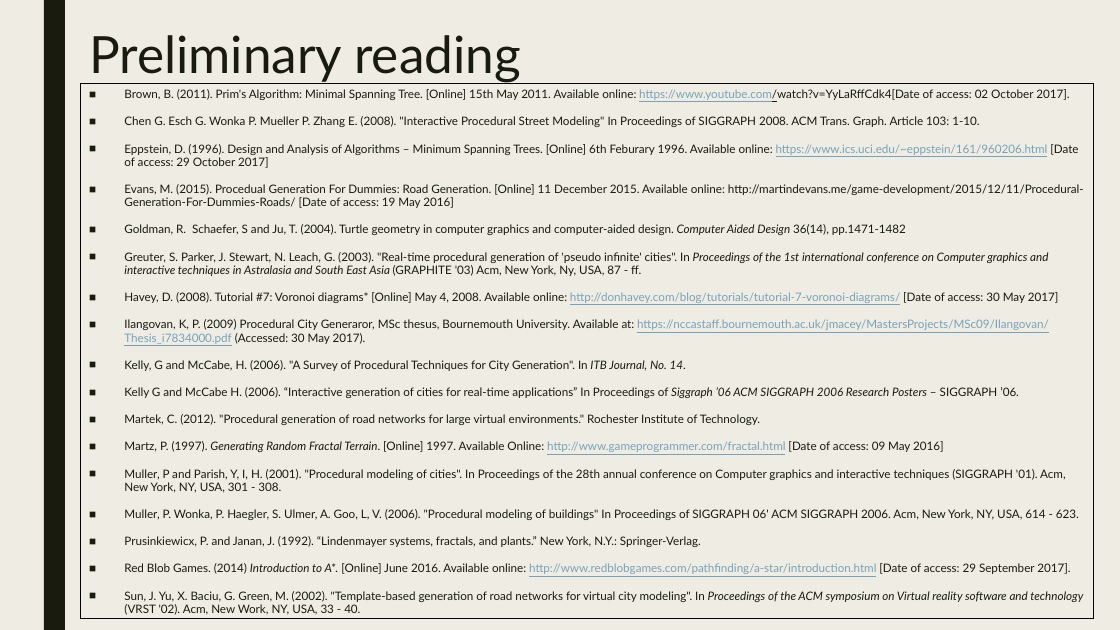
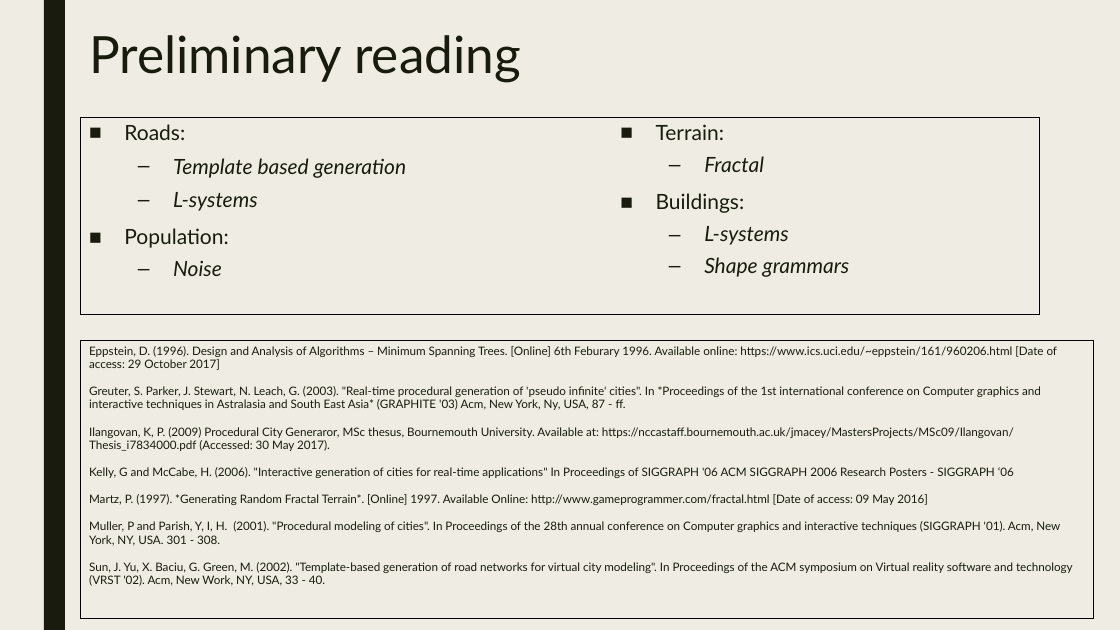
Before and after one commit to JosephBarber96/FinalProject, a slide deck: slide 3 of Presentation.pptx. Drawn at 1120x630 pixels with LibreOffice and Linux fonts; fonts in the diff are those of the drawing. Boxes give left, top, right and bottom in pixels: in the first picture for what was removed or moved away, otherwise in the second. Text is boxed around its words. In the diff, an @@ line names an element or a change of style, - is before the commit and + after.

Commit message:
Presentation update.

```diff
--- a/Presentation.pptx
+++ b/Presentation.pptx
@@ text in rectangle at bbox=[124, 89, 1069, 127]: paragraphs removed @@
-■ Brown, B. (2011). Prim's Algorithm: Minimal Spanning Tree. [Online] 15th May 2011. Available online: https://www.youtube.com/watch?v=YyLaRffCdk4[Date of access: 02 October 2017].
-■ Chen G. Esch G. Wonka P. Mueller P. Zhang E. (2008). "Interactive Procedural Street Modeling" In Proceedings of SIGGRAPH 2008. ACM Trans. Graph. Article 103: 1-10.
@@ rectangle added at bbox=[81, 117, 1039, 315], outline #000000 0.75 pt, 18 pt, text #191B0E, italic @@
+■ Roads:
+  – Template based generation
+  – L-systems
+■ Population:
+  – Noise
@@ text added at bbox=[656, 124, 850, 277], 18 pt, text #191B0E, italic @@
+■ Terrain:
+  – Fractal
+■ Buildings:
+  – L-systems
+  – Shape grammars
@@ rectangle "Eppstein, D. (1996). Design and ...": place and size @@
-rectangle "Eppstein, D. (1996). Design and ..." at bbox=[81, 84, 1094, 618]
+rectangle "Eppstein, D. (1996). Design and ..." at bbox=[81, 340, 1094, 618]
@@ text in rectangle at bbox=[89, 346, 1073, 586]: text colour #77A2BB to #191B0E, underline off in "https://www.ics.uci.edu/~eppstein/161/960206.html", "https://nccastaff.bournemouth.ac.uk/jmacey/MastersProjects/M ..."; italic off in "Proceedings of the ACM symposium on Virtual ..."; bullet ■ to none @@
@@ text in rectangle at bbox=[89, 386, 1041, 410]: text changed @@
-■ Evans, M. (2015). Procedual Generation For Dummies: Road Generation. [Online] 11 December 2015. Available online: http://martindevans.me/game-development/2015/12/11/Procedural-Generation-For-Dummies-Roads/ [Date of access: 19 May 2016]
-■ Goldman, R. Schaefer, S and Ju, T. (2004). Turtle geometry in computer graphics and computer-aided design. Computer Aided Design 36(14), pp.1471-1482
-■ Greuter, S. Parker, J. Stewart, N. Leach, G. (2003). "Real-time procedural generation of 'pseudo infinite' cities". In Proceedings of the 1st international conference on Computer graphics and interactive techniques in Astralasia and South East Asia (GRAPHITE '03) Acm, New York, Ny, USA, 87 - ff.
-■ Havey, D. (2008). Tutorial #7: Voronoi diagrams* [Online] May 4, 2008. Available online: http://donhavey.com/blog/tutorials/tutorial-7-voronoi-diagrams/ [Date of access: 30 May 2017]
+Greuter, S. Parker, J. Stewart, N. Leach, G. (2003). "Real-time procedural generation of 'pseudo infinite' cities". In *Proceedings of the 1st international conference on Computer graphics and interactive techniques in Astralasia and South East Asia* (GRAPHITE '03) Acm, New York, Ny, USA, 87 - ff.
@@ text in rectangle at bbox=[89, 467, 1060, 546]: text changed @@
-■ Kelly, G and McCabe, H. (2006). "A Survey of Procedural Techniques for City Generation". In ITB Journal, No. 14.
-■ Kelly G and McCabe H. (2006). “Interactive generation of cities for real-time applications” In Proceedings of Siggraph ’06 ACM SIGGRAPH 2006 Research Posters – SIGGRAPH ’06.
-■ Martek, C. (2012). "Procedural generation of road networks for large virtual environments." Rochester Institute of Technology.
-■ Martz, P. (1997). Generating Random Fractal Terrain. [Online] 1997. Available Online: http://www.gameprogrammer.com/fractal.html [Date of access: 09 May 2016]
-■ Muller, P and Parish, Y, I, H. (2001). "Procedural modeling of cities". In Proceedings of the 28th annual conference on Computer graphics and interactive techniques (SIGGRAPH '01). Acm, New York, NY, USA, 301 - 308.
-■ Muller, P. Wonka, P. Haegler, S. Ulmer, A. Goo, L, V. (2006). "Procedural modeling of buildings" In Proceedings of SIGGRAPH 06' ACM SIGGRAPH 2006. Acm, New York, NY, USA, 614 - 623.
-■ Prusinkiewicx, P. and Janan, J. (1992). “Lindenmayer systems, fractals, and plants.” New York, N.Y.: Springer-Verlag.
-■ Red Blob Games. (2014) Introduction to A*. [Online] June 2016. Available online: http://www.redblobgames.com/pathfinding/a-star/introduction.html [Date of access: 29 September 2017].
+Kelly, G and McCabe, H. (2006). "Interactive generation of cities for real-time applications" In Proceedings of SIGGRAPH '06 ACM SIGGRAPH 2006 Research Posters - SIGGRAPH ‘06
+Martz, P. (1997). *Generating Random Fractal Terrain*. [Online] 1997. Available Online: http://www.gameprogrammer.com/fractal.html [Date of access: 09 May 2016]
+Muller, P and Parish, Y, I, H. (2001). "Procedural modeling of cities". In Proceedings of the 28th annual conference on Computer graphics and interactive techniques (SIGGRAPH '01). Acm, New York, NY, USA. 301 - 308.
```
Also in this commit, not shown: 8 other slides changed, 3 slides added, 3 other files.
